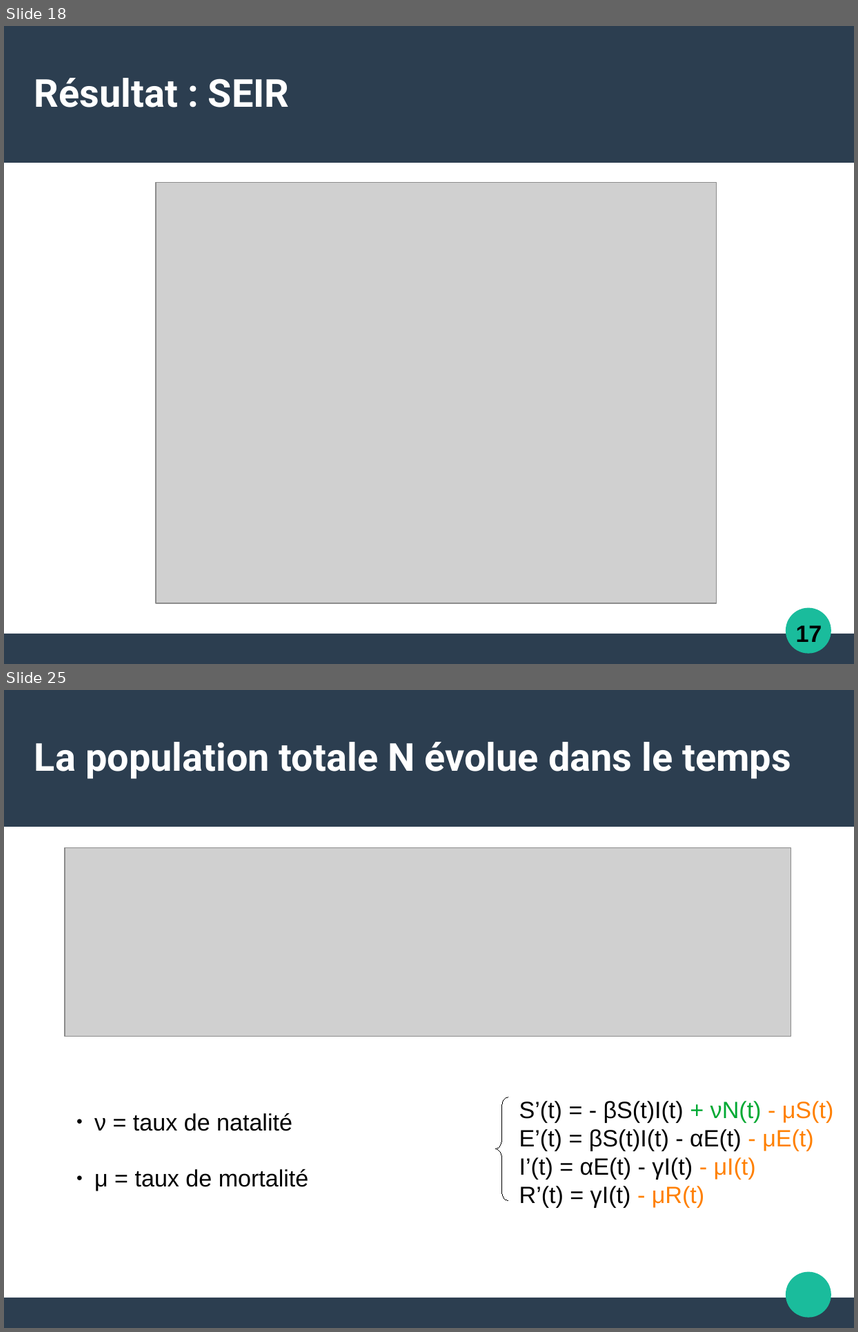
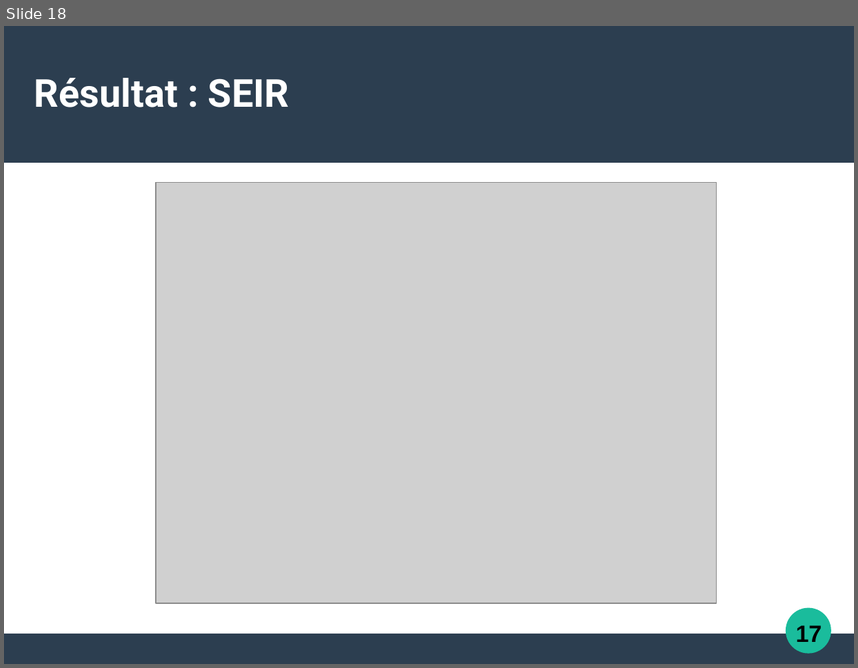
Before and after one commit to Alexia57/TIPE-2021-MP, a slide deck: Tipe_presentation.odp. Shown one above the other, each under a label of ours: slides 18 and 25 before the commit, slide 18 after it; the slides between them are not shown. The pictures are 858x1332 and 858x668 pixels, drawn with LibreOffice and Linux fonts; fonts in the diff are those of the drawing; grey boxes stand for pictures. Boxes give left, top, right and bottom in pixels: in the first picture for what was removed or moved away, otherwise in the second. Text is boxed around its words. In the diff, an @@ line names an element or a change of style, - is before the commit and + after.

```diff
--- a/Tipe_presentation.odp
+++ b/Tipe_presentation.odp
@@ slide 25 removed at (4, 690, 854, 1328), background #FFFFFF; not listed: 3 template elements that a slide beside it also shows @@
@@ title removed at (34, 742, 791, 779) @@
-La population totale N évolue dans le temps
@@ picture removed at (65, 848, 791, 1036) @@
@@ freeform shape removed at (496, 1097, 508, 1201) @@
@@ text removed at (519, 1101, 834, 1207) @@
-S’(t) = - βS(t)I(t) + νN(t) - μS(t)
-E’(t) = βS(t)I(t) - αE(t) - μE(t)
-I’(t) = αE(t) - γI(t) - μI(t)
-R’(t) = γI(t) - μR(t)
@@ text removed at (94, 1113, 309, 1191) @@
-● ν = taux de natalité
-● μ = taux de mortalité
```
Also in this commit, not shown: 8 slides changed, 2 slides added, 5 other slides removed, 11 other files.
